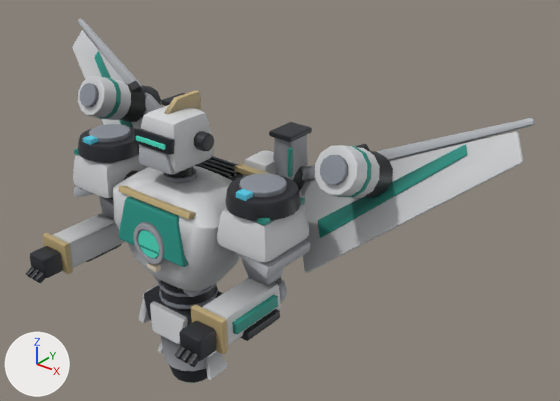
One commit to the glTF model assets/vehicles/ex_seraph_1.glb: the scene before it, then after it.
One viewpoint serves both versions: a camera (50 mm lens) standing at (5.3, -5.02, 5.16) and looking at (0.64, 0.8, 1.55). The axes (+X, +Y, +Z) are drawn at lower left. The lights are the same throughout. The older version comes first. Where no turn or scale is listed for an object, it has been applied to the vertices. Vertices at exactly the same position are counted once.
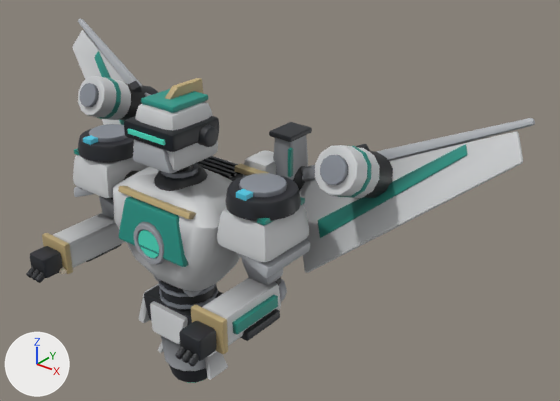
Pixel boxes [x1, y1, x2, y2] of what changed, in the pictures (560 x 401 px; the box of a moved part takes in the faces that stretch with it):
'Mesh_0', reshaped: before [26, 91, 312, 383]; after [26, 78, 312, 383]
part 1 of me_mesh_0, moved or reshaped: before [139, 105, 214, 172]; after [133, 102, 218, 170]
part 2 of me_mesh_0, moved or reshaped: before [164, 168, 196, 183]; after [161, 163, 198, 178]
part 3 of me_mesh_0, added: after [127, 128, 165, 145]
part 4 of me_mesh_0, moved or reshaped (not visible afterwards): before [147, 262, 161, 272]
part 5 of me_mesh_0, moved or reshaped: before [134, 128, 175, 155]; after [59, 267, 67, 274]
part 6 of me_mesh_0, rebuilt: before [164, 91, 201, 114]; after [165, 78, 203, 99]
part 7 of me_mesh_0, added: after [198, 125, 219, 147]
part 8 of me_mesh_0, added: after [154, 165, 208, 191]
part 9 of me_mesh_0, added (cyan): after [141, 89, 208, 113]
part 10 of me_mesh_0, added: after [124, 116, 219, 152]
part 11 of me_mesh_0, deleted: before [194, 131, 214, 151]
part 12 of me_mesh_0, moved or reshaped: before [26, 136, 293, 383]; after [133, 140, 293, 383]
part 13 of me_mesh_0, deleted: before [175, 346, 198, 367]
part 14 of me_mesh_0, edited (looks the same): [42, 129, 310, 380] in both

What the commit changed:
me_mesh_0 is used by ob_mesh_0; location (-2.253, 0.98, -0.82).
me_mesh_0 had 5658 vertices, 10972 faces and spanned x 0.82..3.69, y -2.16..0.0, z 0.27..3.59.
me_mesh_0 now has 5450 vertices, 10544 faces and spans x 0.82..3.69, y -2.16..0.0, z 0.27..3.71.
me_mesh_0 part 1: the loose piece of 56 vertices spanning x 1.98..2.53, y -1.32..-0.73, z 2.94..3.46 is scaled about its middle by 1.13, then moved by (0.0, -0.01, 0.07).
me_mesh_0 part 2: the loose piece of 72 vertices spanning x 2.08..2.42, y -1.17..-0.83, z 2.75..2.8 is scaled about its middle by (1.12, 1.12, 0.996), then moved by (0.0, 0.0, 0.06).
me_mesh_0 part 3: a new loose piece, a box spanning x 2.006..2.5, y -1.422..-1.383, z 3.286..3.332, in mat_glow.
me_mesh_0 part 4: the loose piece of 56 vertices spanning x 2.18..2.32, y -1.48..-1.4, z 1.86..1.93 is scaled about its middle by (0.768, 1, 0.741), then moved by (1.0, -0.42, -0.22).
me_mesh_0 part 5: the loose piece of 56 vertices spanning x 2.0..2.51, y -1.36..-1.27, z 3.16..3.31 is multiplied about its middle by the matrix ((0.189, 0.0, 0.0), (0.0, 1.235, -0.218), (0.0, 0.05, 0.285)), then moved by (-1.0, -0.55, -1.55), in mat_lamp.
me_mesh_0 part 6: the loose piece of 56 vertices spanning x 2.22..2.29, y -1.23..-0.68, z 3.39..3.59 is rebuilt with 56 vertices and now spans x 2.21..2.29, y -1.26..-0.64, z 3.48..3.71.
me_mesh_0 part 7: a new loose piece of 104 vertices spanning x 2.53..2.68, y -1.06..-0.85, z 3.17..3.37, in mat_dark.
me_mesh_0 part 8: a new loose piece of 96 vertices spanning x 1.96..2.54, y -1.27..-0.69, z 2.7..2.82, in mat_dark.
me_mesh_0 part 9: a new loose piece of 56 vertices spanning x 2.03..2.47, y -1.25..-0.76, z 3.54..3.61, in mat_trim.
me_mesh_0 part 10: a new loose piece of 56 vertices spanning x 1.91..2.6, y -1.4..-0.75, z 3.22..3.4, in mat_glass.
me_mesh_0 part 11: the loose piece of 128 vertices spanning x 2.49..2.63, y -1.05..-0.87, z 3.11..3.29 is deleted.
me_mesh_0 part 12: 191 vertices moved within x 0.91..3.19, y -1.68..-0.34, z 0.27..3.09; 521 vertices removed from x 1.03..2.61, y -2.16..-0.66, z 0.27..3.25; 241 vertices added at x 1.91..2.57, y -1.4..-0.69, z 0.27..3.23.
me_mesh_0 part 13: 96 vertices removed from x 3.27..3.48, y -2.16..-2.0, z 1.63..1.77.
me_mesh_0 part 14: 1738 kept faces spanning x 0.85..3.66, y -2.04..-0.01, z 0.45..3.18 get new vertex colours.
Other edits to the shape of me_mesh_0 do not show in these pictures.
